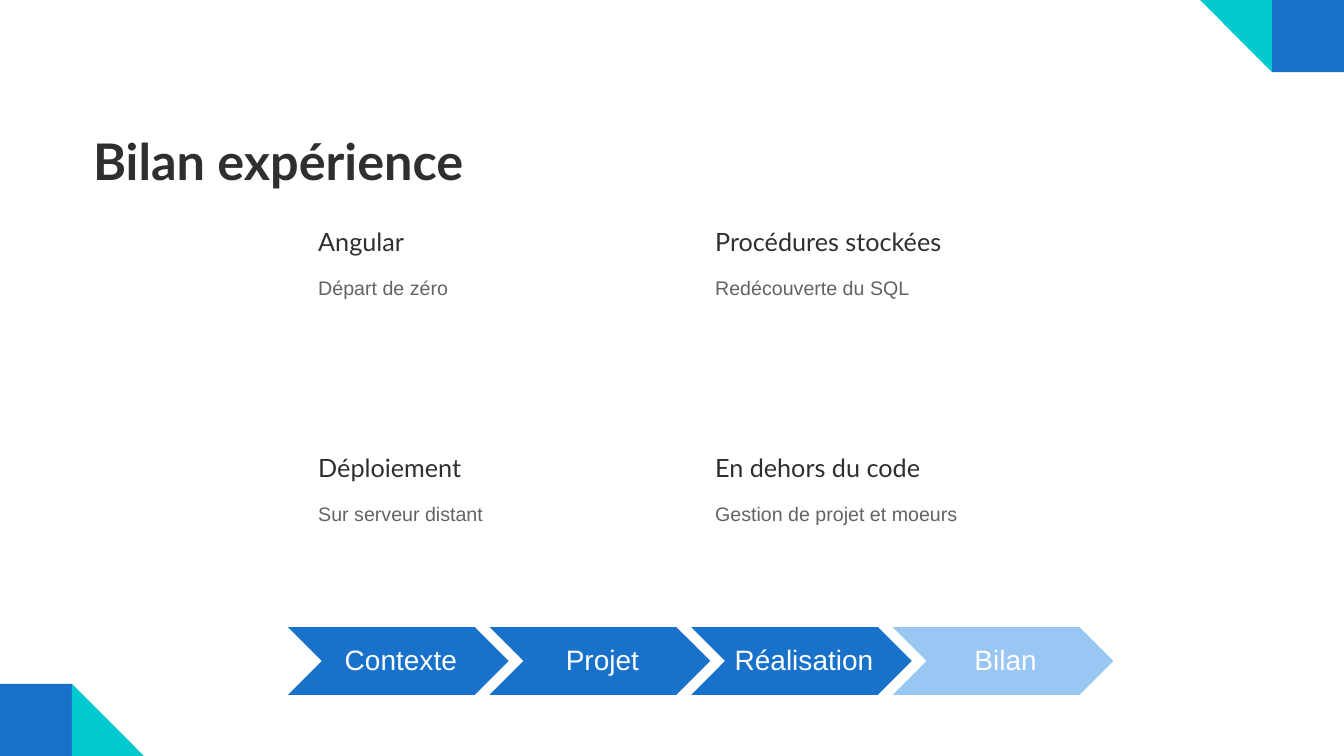
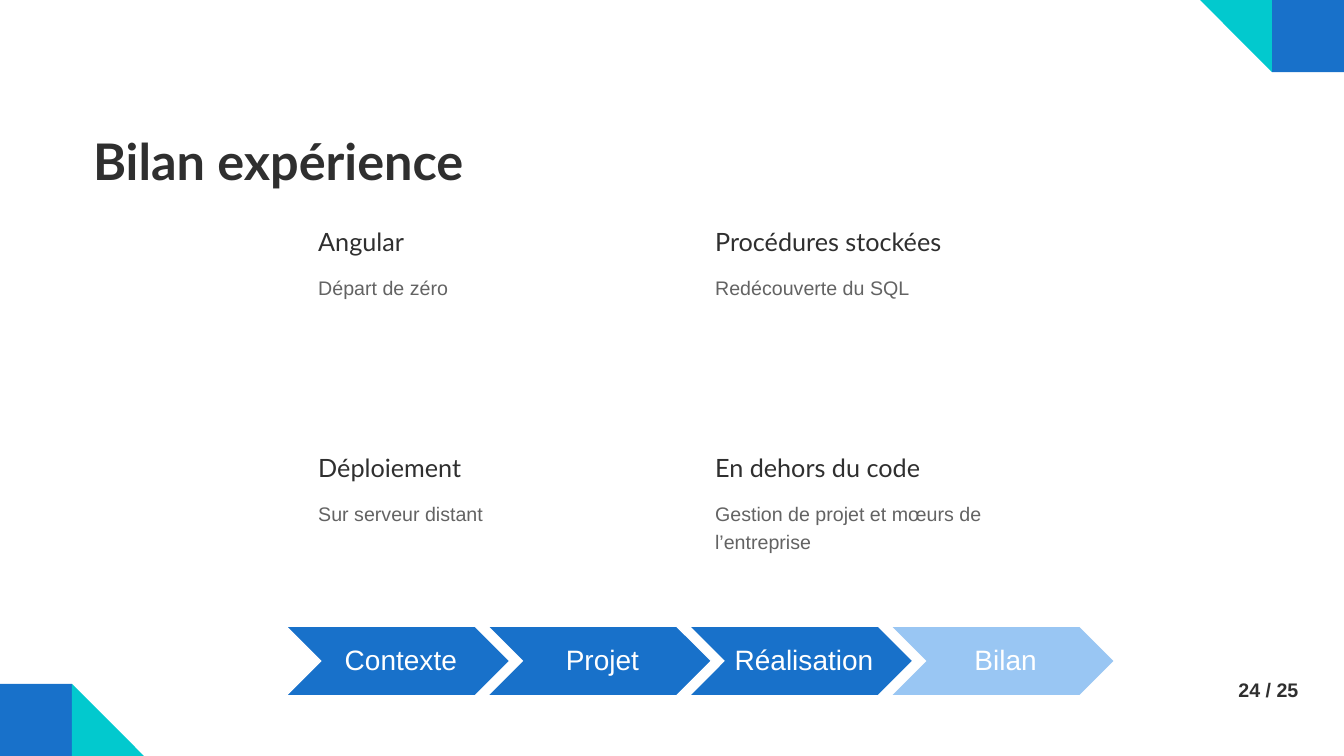
Before and after one commit to MAGREMENT/Memoire, a slide deck: slide 24 of Présentation.pptx (slide 21 before the commit). Drawn at 1344x756 pixels with LibreOffice and Linux fonts; fonts in the diff are those of the drawing. Boxes give left, top, right and bottom in pixels: in the first picture for what was removed or moved away, otherwise in the second. Text is boxed around its words. In the diff, an @@ line names an element or a change of style, - is before the commit and + after.

```diff
--- a/Présentation.pptx
+++ b/Présentation.pptx
@@ text at (x1=715, y1=507, x2=981, y2=553): text changed @@
-Gestion de projet et moeurs
+Gestion de projet et mœurs de l’entreprise
@@ text added at (x1=1238, y1=683, x2=1299, y2=697), 14 pt, text #2F2F2F, bold @@
+24 / 25
```
Also in this commit, not shown: 20 other slides changed, 13 slides added, 1 slide removed, 1 other file.
